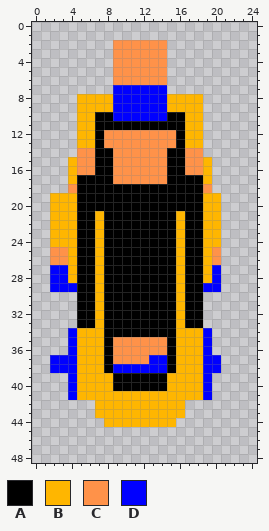
Two versions of one pixel-art sprite, images/cycle-orange.png. This is how it looked before the edit.
The file is 25x49 pixels. Colours within 5 levels of each other are drawn and written as one.
Palette (. is transparent): A #000000  B #ffb600  C #ff9249  D #0000ff
Pixels before, first column x 2:
 2 .......CCCCCC......
 3 .......CCCCCC......
 4 .......CCCCCC......
 5 .......CCCCCC......
 6 .......CCCCCC......
 7 .......DDDDDD......
 8 ...BBBBDDDDDDBBBB..
 9 ...BBBBDDDDDDBBBB..
10 ...BBAADDDDDDAABB..
11 ...BBAAAAAAAAAABB..
12 ...BBACCCCCCCCABB..
13 ...BBACCCCCCCCABB..
14 ...CCAACCCCCCAACC..
15 ..BCCAACCCCCCAACCB.
16 ..BCCAACCCCCCAACCB.
17 ..BAAAACCCCCCAAAAB.
18 ..CAAAAAAAAAAAAAAC.
19 BBBAAAAAAAAAAAAAABB
20 BBBAAAAAAAAAAAAAABB
21 BBBAABAAAAAAAABAABB
22 BBBAABAAAAAAAABAABB
23 BBBAABAAAAAAAABAABB
24 BBBAABAAAAAAAABAABB
25 CCBAABAAAAAAAABAABC
26 CCBAABAAAAAAAABAABC
27 DDBAABAAAAAAAABAABD
28 DDBAABAAAAAAAABAABD
29 DDDAABAAAAAAAABAADD
30 ...AABAAAAAAAABAA..
31 ...AABAAAAAAAABAA..
32 ...AABAAAAAAAABAA..
33 ...AABAAAAAAAABAA..
34 ..DBBBAAAAAAAABBBD.
35 ..DBBBACCCCCCABBBD.
36 ..DBBBACCCCCCABBBD.
37 DDDBBBACCCCDDABBBDD
38 DDDBBBADDDDDDABBBDD
39 ..DBBBBAAAAAABBBBD.
40 ..DBBBBAAAAAABBBBD.
41 ..DBBBBBBBBBBBBBBD.
42 .....BBBBBBBBBB....
43 .....BBBBBBBBBB....
44 ......BBBBBBBB.....
The result:
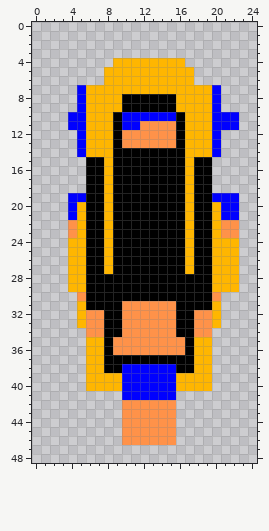
The edit:
Changed rows in their new state; - is an unchanged pixel.
first column x 2:
 2 -------......--------
 3 -------......--------
 4 -------BBBBBBBB------
 5 ------BBBBBBBBBB-----
 6 ------BBBBBBBBBB-----
 7 ---DBBBBBBBBBBBBBBD--
 8 ---D---BAAAAAA---BD--
 9 ---D---BAAAAAA---BD--
10 --DD-BBA-----D---BDDD
11 --DD-BB-DDCCCC---BDDD
12 ---D-BBA---------BD--
13 ---D-BBA---------BD--
14 ---DBBBAAAAAA--BBBD--
15 --..A-BAAAAAA--BAA---
16 --..A-BAAAAAA--BAA---
17 --..--BAAAAAA--B-A---
18 --..--B--------B-A---
19 ..DD--B--------B-ADDD
20 ..DB--B--------B-A-DD
21 ..DB-AB-------AB-A-DD
22 ..CB-AB-------AB-A-CC
23 ..CB-AB-------AB-A-CC
24 ..-B-AB-------AB-A-BB
25 ..-B-AB-------AB-ABBB
26 ..-B-AB-------AB-ABBB
27 ..-B-AB-------AB-ABBB
28 ..-B-A--------A--ABBB
29 ..BB-A--------A--ABBB
30 ---C-A--------A--AC--
31 ---B-A--CCCCCCA--AB--
32 ---BCC--CCCCCCA-CCB--
33 ---BCC--CCCCCCA-CCB--
34 --..CC--CCCCCCAACC---
35 --..---------CCA-B---
36 --..---------CCA-B---
37 ....---AAAAAA-AA-B.--
38 ....---A-----DAA-B.--
39 --..---BDDDDDD---B---
40 --..---BDDDDDD---B---
41 --......DDDDDD....---
42 -----...CCCCCC.------
43 -----...CCCCCC.------
44 ------..CCCCCC-------
45 --------CCCCCC-------
46 --------CCCCCC-------
Boxes around the changes in both pictures, in picture pixels (x1, y1, x2, y2):
changed: (50, 40, 239, 445)
